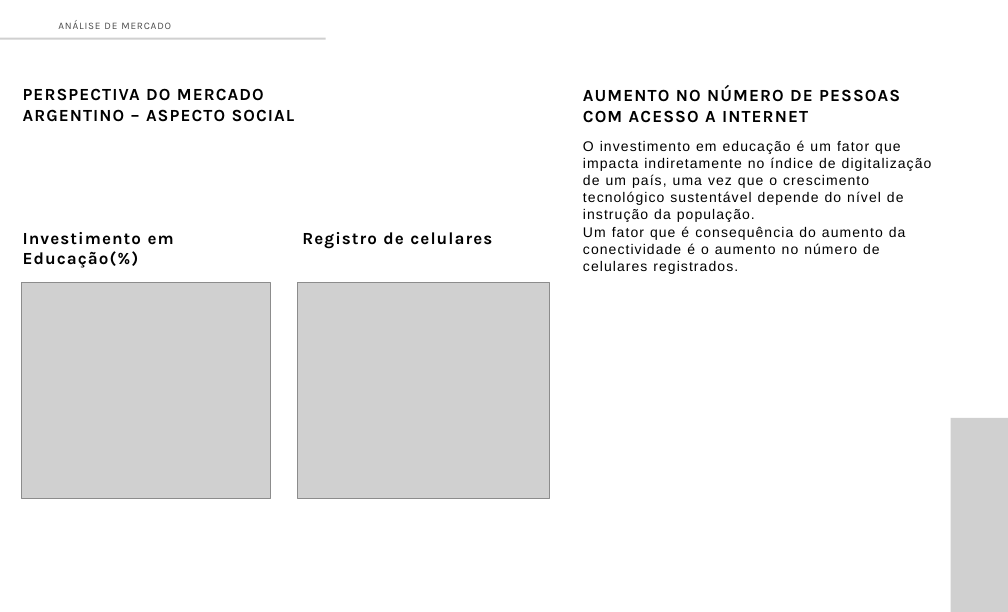
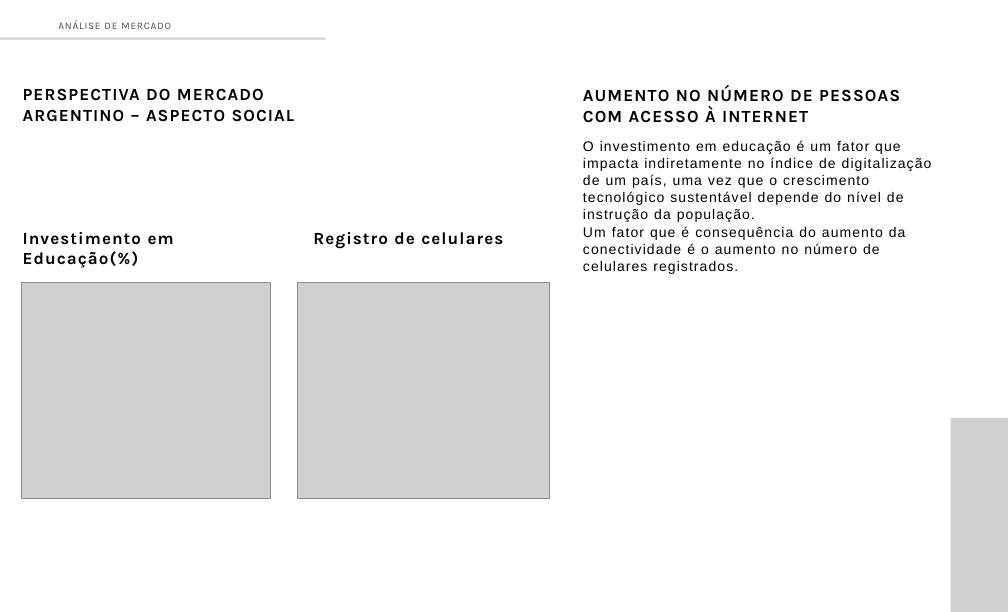
Before and after one commit to AndreBertollo/Desafio-Mercado-Livre, a slide deck: slide 9 of Apresentação/Estudo de Mercado - Aderência Meli Mercado Argentino.pptx. Drawn at 1008x612 pixels with LibreOffice and Linux fonts; fonts in the diff are those of the drawing; grey boxes stand for pictures. Boxes give left, top, right and bottom in pixels: in the first picture for what was removed or moved away, otherwise in the second. Text is boxed around its words. In the diff, an @@ line names an element or a change of style, - is before the commit and + after.

```diff
--- a/Apresentação/Estudo de Mercado - Aderência Meli Mercado Argentino.pptx
+++ b/Apresentação/Estudo de Mercado - Aderência Meli Mercado Argentino.pptx
@@ text at bbox=[583, 86, 900, 123]: text changed @@
-AUMENTO NO NÚMERO DE PESSOAS COM ACESSO A INTERNET
+AUMENTO NO NÚMERO DE PESSOAS COM ACESSO À INTERNET
@@ text "Registro de celulares": place and size @@
-text "Registro de celulares" at bbox=[302, 232, 492, 248]
+text "Registro de celulares" at bbox=[313, 232, 503, 248]
```
Also in this commit, not shown: 18 other slides changed, 1 other file.
